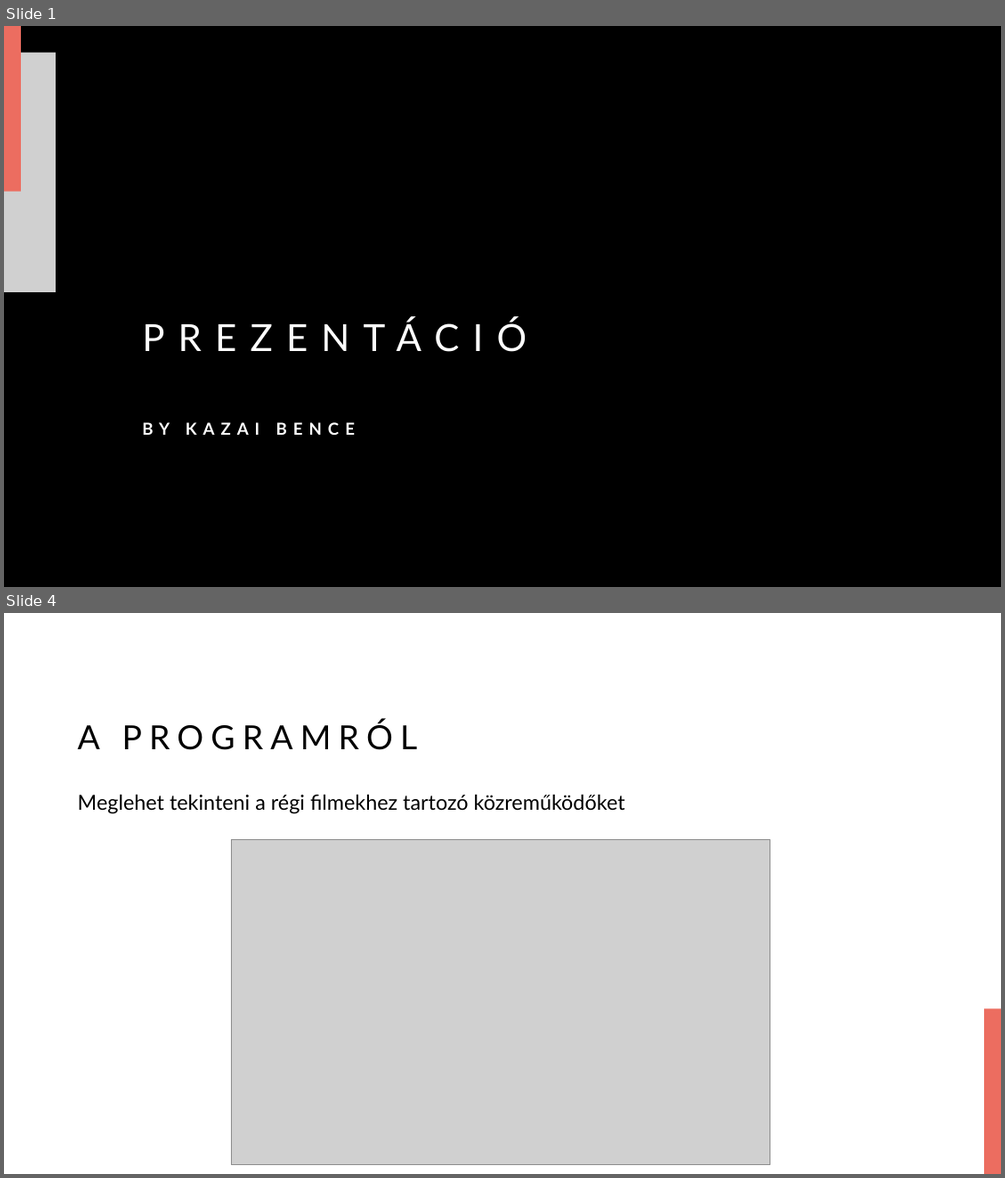
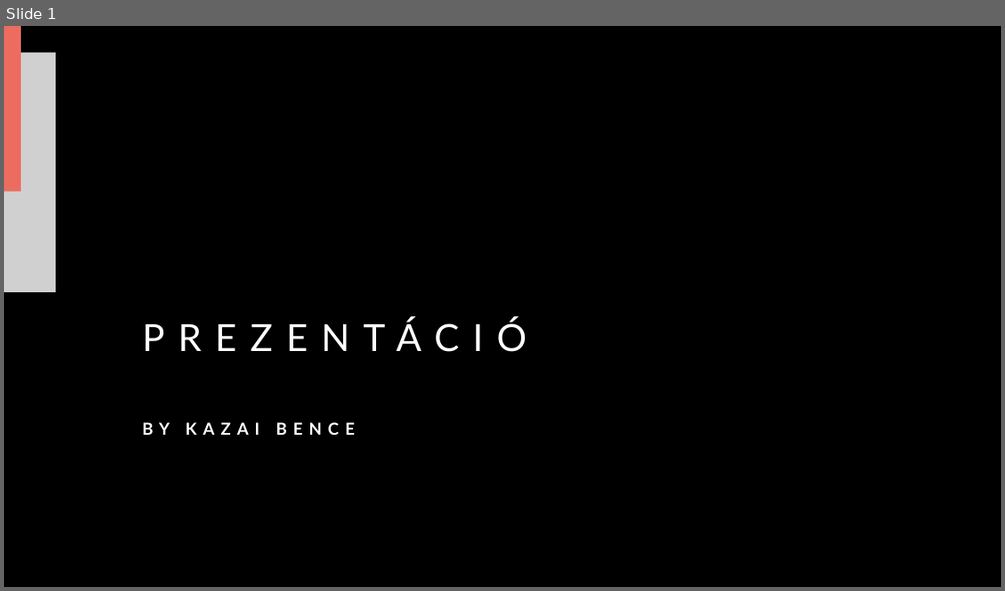
Before and after one commit to Amon-Xi/film, a slide deck: Presentation.pptx. Shown one above the other, each under a label of ours: slides 1 and 4 before the commit, slide 1 after it; the slides between them are not shown. The pictures are 1005x1178 and 1005x591 pixels, drawn with LibreOffice and Linux fonts; fonts in the diff are those of the drawing; grey boxes stand for pictures; background and template pictures are left out; a plain dark background stands for a picture behind light text. Boxes give left, top, right and bottom in pixels: in the first picture for what was removed or moved away, otherwise in the second. Text is boxed around its words. In the diff, an @@ line names an element or a change of style, - is before the commit and + after.

```diff
--- a/Presentation.pptx
+++ b/Presentation.pptx
@@ slide 4 removed at <box>4,613,1001,1174</box>, background picture (left out) @@
@@ title removed at <box>78,721,418,750</box> @@
-A PROGRAMRÓL
@@ text removed at <box>78,794,625,814</box> @@
-Meglehet tekinteni a régi filmekhez tartozó közreműködőket
@@ picture removed at <box>231,840,769,1165</box> @@
@@ rectangle removed at <box>985,1008,1001,1174</box> @@
```
Also in this commit, not shown: 1 slide changed, 4 slides added, 4 other slides removed, 4 other files.
